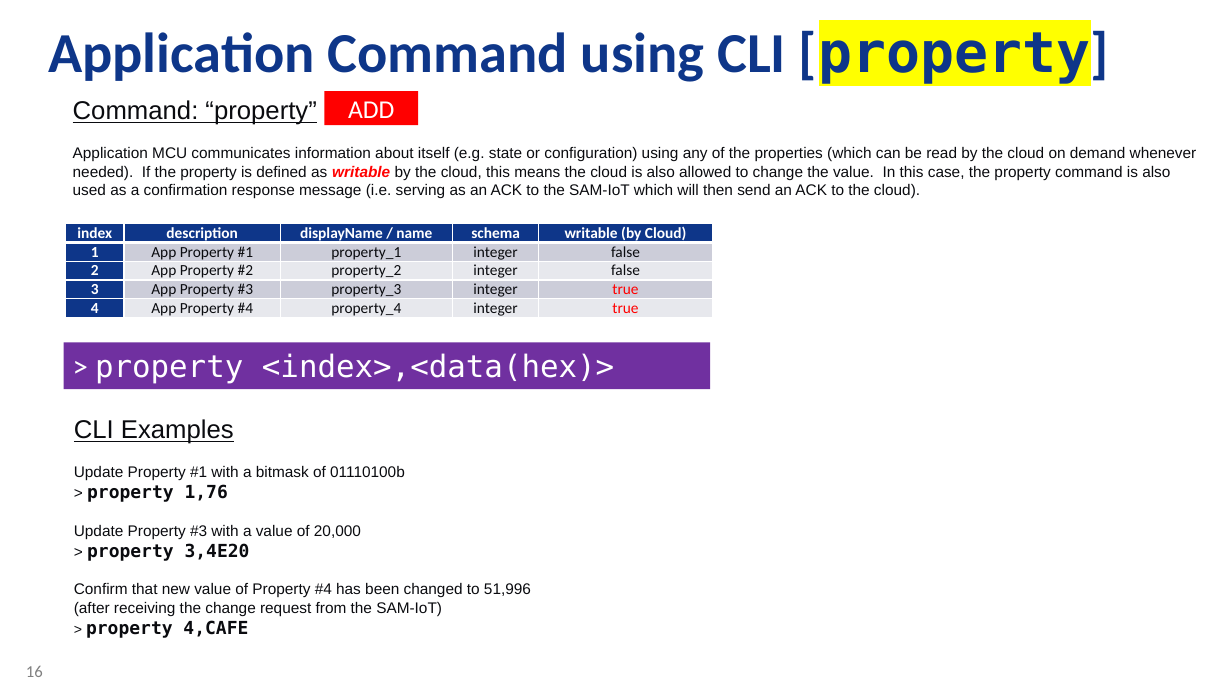
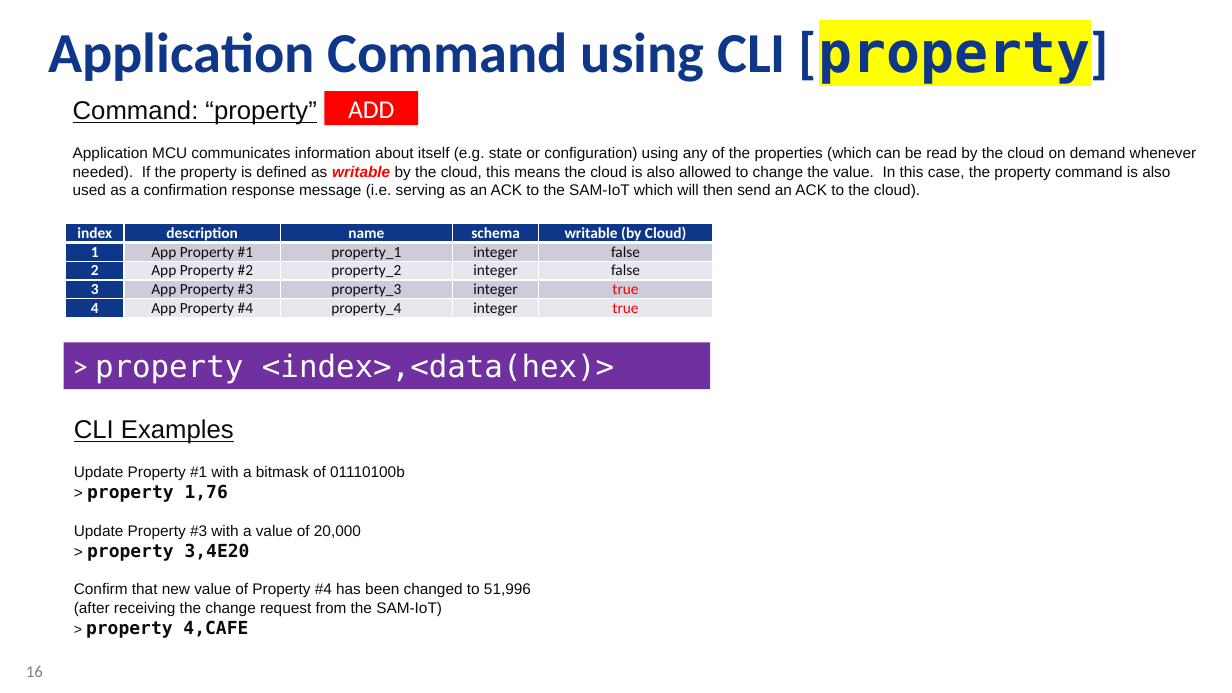
Before and after one commit to daisukeiot/Microchip-SAM-IoT-Wx-1, a slide deck: slide 16 of AO-Smith-MSFT-MCHP-r6.pptx. Drawn at 1232x693 pixels with LibreOffice and Linux fonts; fonts in the diff are those of the drawing; background and template pictures are left out. Boxes give left, top, right and bottom in pixels: in the first picture for what was removed or moved away, otherwise in the second. Text is boxed around its words. In the diff, an @@ line names an element or a change of style, - is before the commit and + after.

```diff
--- a/AO-Smith-MSFT-MCHP-r6.pptx
+++ b/AO-Smith-MSFT-MCHP-r6.pptx
@@ table at (66, 224, 713, 322) @@
-row 1, column 3: displayName / name
+row 1, column 3: name
```
Also in this commit, not shown: 1 other slide changed.
